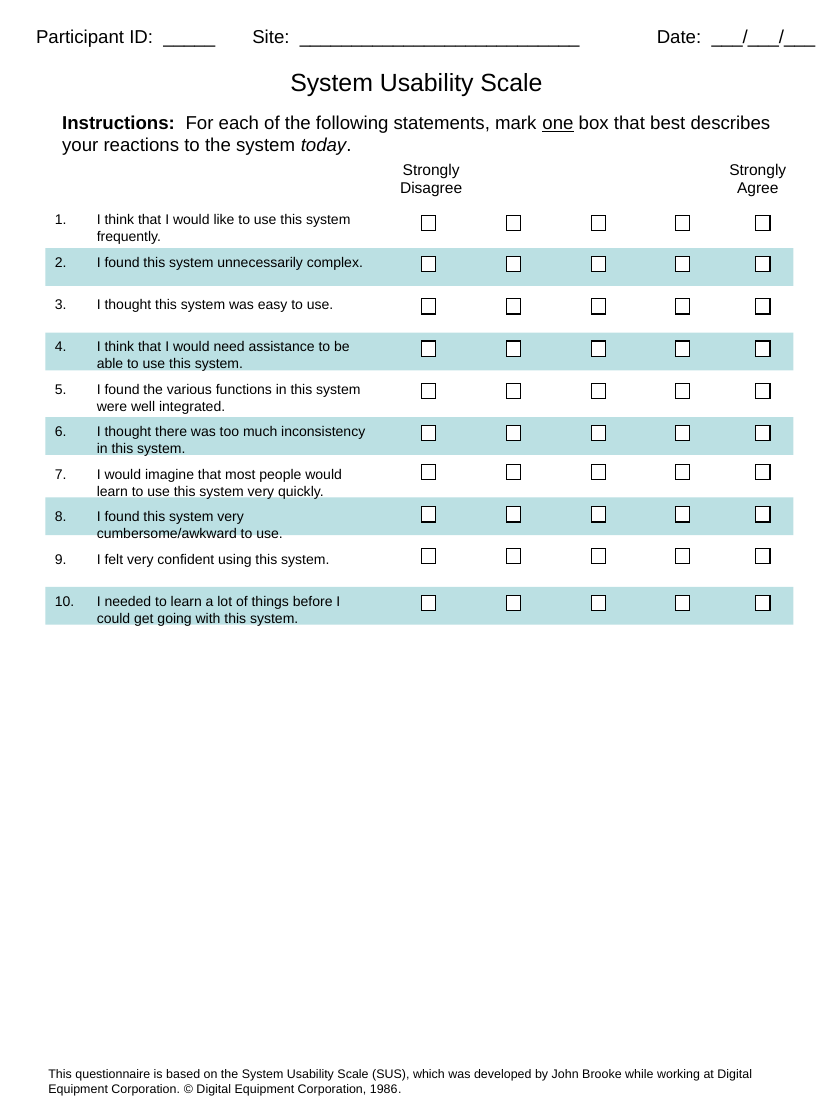
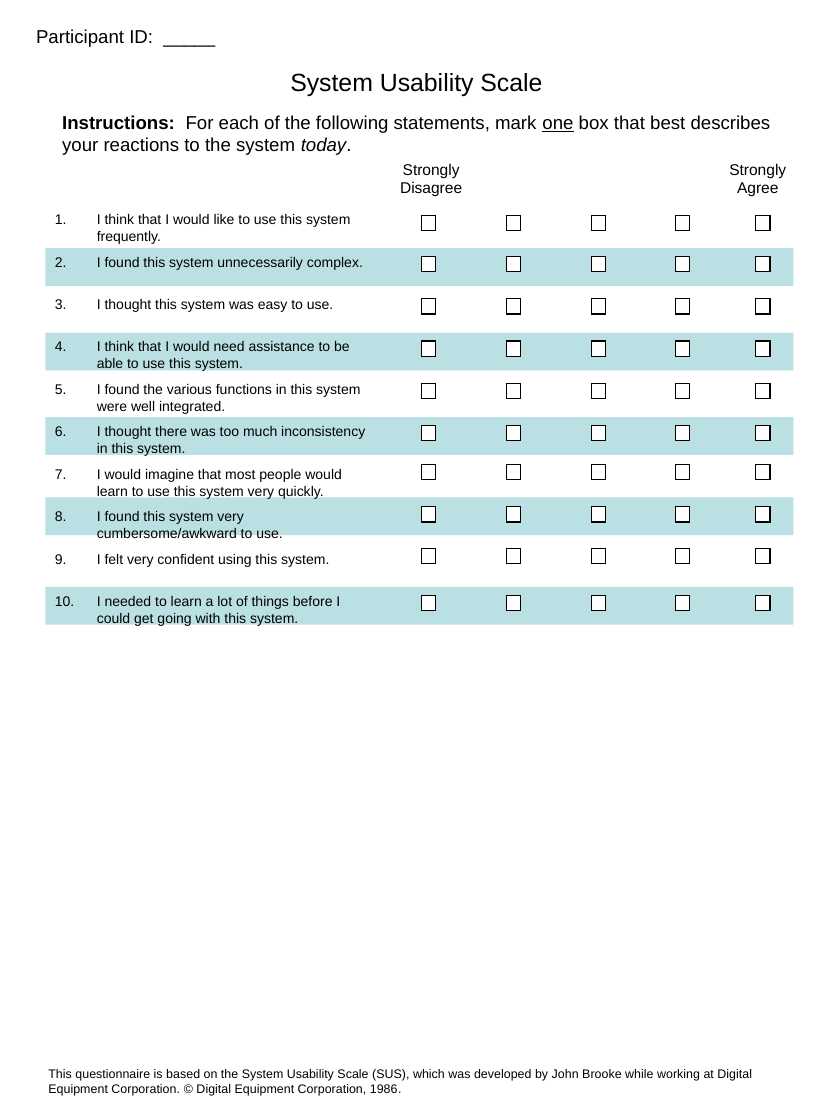
Before and after one commit to MartinGeertsen/P8, a slide deck: slide 1 of SUS.ppt. Drawn at 840x1120 pixels with LibreOffice and Linux fonts; fonts in the diff are those of the drawing. Boxes give left, top, right and bottom in pixels: in the first picture for what was removed or moved away, otherwise in the second. Text is boxed around its words. In the diff, an @@ line names an element or a change of style, - is before the commit and + after.

Commit message:
MoreEditsforSUS

```diff
--- a/SUS.ppt
+++ b/SUS.ppt
@@ text removed at <box>252,29,289,44</box> @@
-Site: ___________________________
@@ text removed at <box>657,30,701,44</box> @@
-Date: ___/___/___
```
